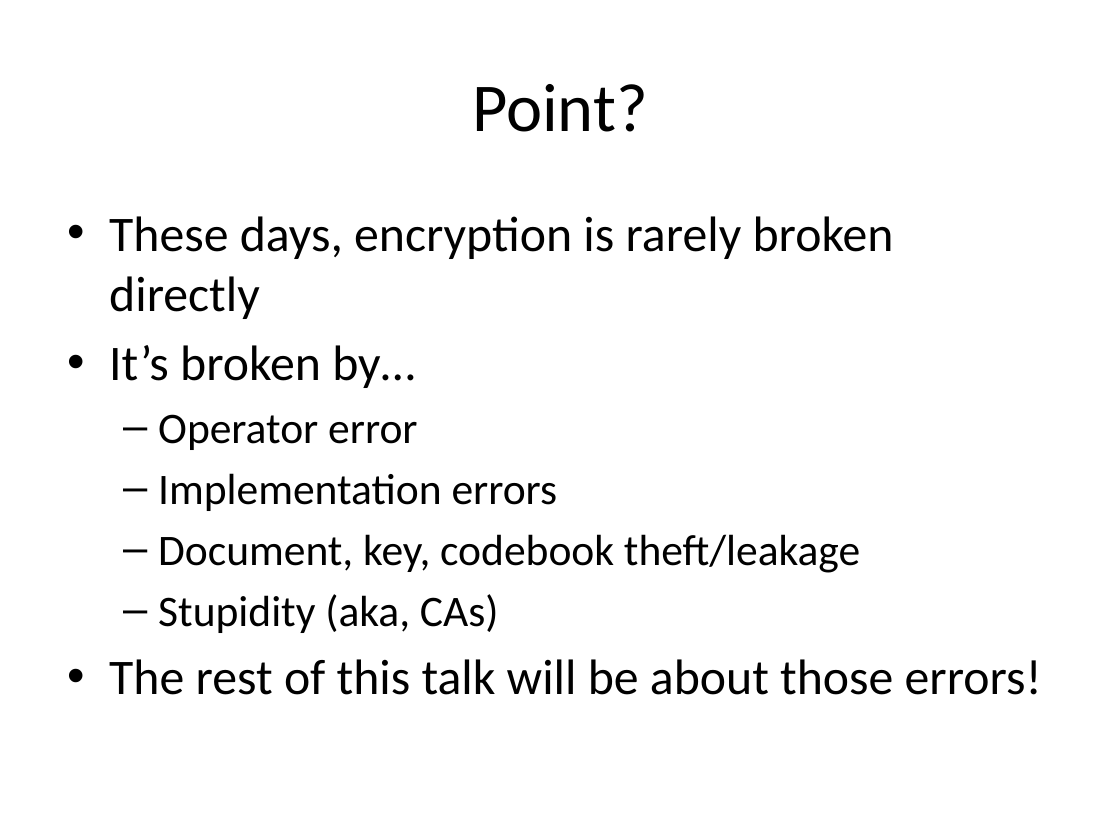
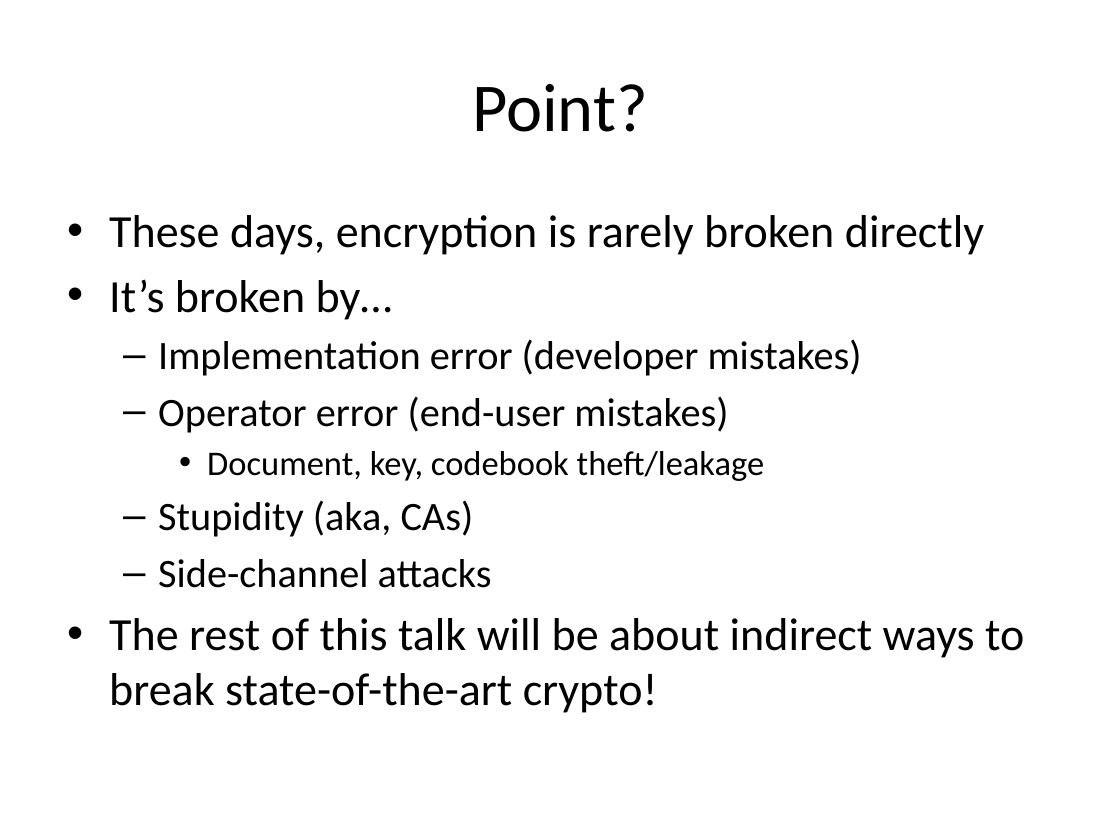
Before and after one commit to iagox86/2013-02-Shmoocon-talk, a slide deck: slide 17 of Shmoocon.pptx. Drawn at 1120x840 pixels with LibreOffice and Linux fonts; fonts in the diff are those of the drawing. Boxes give left, top, right and bottom in pixels: in the first picture for what was removed or moved away, otherwise in the second. Text is boxed around its words. In the diff, an @@ line names an element or a change of style, - is before the commit and + after.

```diff
--- a/Shmoocon.pptx
+++ b/Shmoocon.pptx
@@ text at box(109, 215, 984, 537): size 32 to 29.6 pt in "These days, encryption is rarely broken directly", "It’s broken by…"; size 28 to 22.2 pt in "Document, key, codebook theft/leakage"; size 28 to 25.9 pt in "Stupidity (aka, CAs)"; bullet – to •; list level 2 to 3 in "Document, key, codebook theft/leakage" @@
@@ text at box(158, 339, 862, 433): text changed; size 28 to 25.9 pt @@
-  – Operator error
-  – Implementation errors
+  – Implementation error (developer mistakes)
+  – Operator error (end-user mistakes)
@@ text at box(109, 559, 1024, 713): text changed; size 32 to 29.6 pt @@
-• The rest of this talk will be about those errors!
+  – Side-channel attacks
+• The rest of this talk will be about indirect ways to break state-of-the-art crypto!
```
Also in this commit, not shown: 3 other slides changed, 4 slides added, 1 slide removed, 1 other file.
